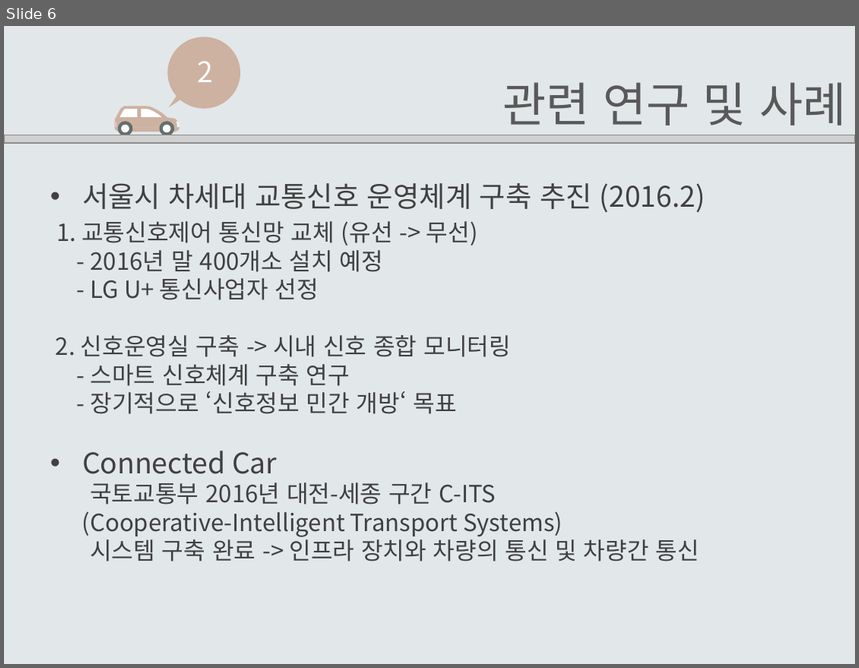
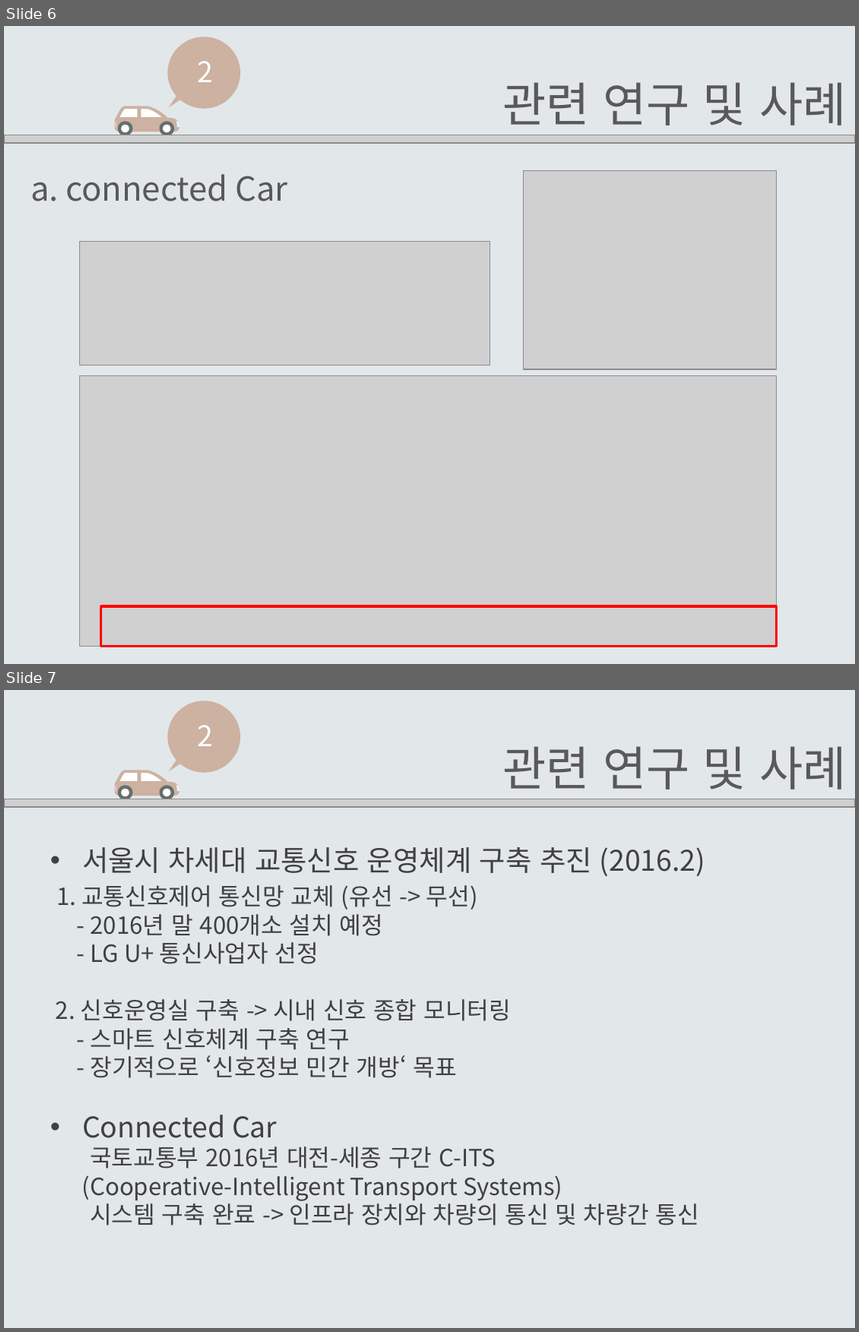
Before and after one commit to EomHeeSang/grad_proj, a slide deck: 발표자료/설계서2-14(엄희상,박주호,김태경).pptx. Shown one above the other, each under a label of ours: slide 6 before the commit, slides 6 and 7 after it. The pictures are 859x668 and 859x1332 pixels, drawn with LibreOffice and Linux fonts; fonts in the diff are those of the drawing; grey boxes stand for pictures. Boxes give left, top, right and bottom in pixels: in the first picture for what was removed or moved away, otherwise in the second. Text is boxed around its words. In the diff, an @@ line names an element or a change of style, - is before the commit and + after.

```diff
--- a/발표자료/설계서2-14(엄희상,박주호,김태경).pptx
+++ b/발표자료/설계서2-14(엄희상,박주호,김태경).pptx
@@ slide 6 added at (4, 26, 855, 664), background #E2E7EA @@
@@ group added at (4, 37, 855, 142): 11 freeform shapes, 2 texts, 1 picture @@
+2
+관련 연구 및 사례
@@ text added at (31, 174, 287, 202), 28 pt, text #595959 @@
+a. connected Car
@@ picture added at (523, 170, 776, 369) @@
@@ picture added at (80, 241, 490, 366) @@
@@ picture added at (80, 376, 777, 646) @@
@@ rectangle added at (101, 607, 777, 646), outline #FF0000 2 pt @@
@@ what was slide 6 is now slide 7 @@
```
Also in this commit, not shown: 11 slides changed, 1 other slide added, 1 slide removed.
